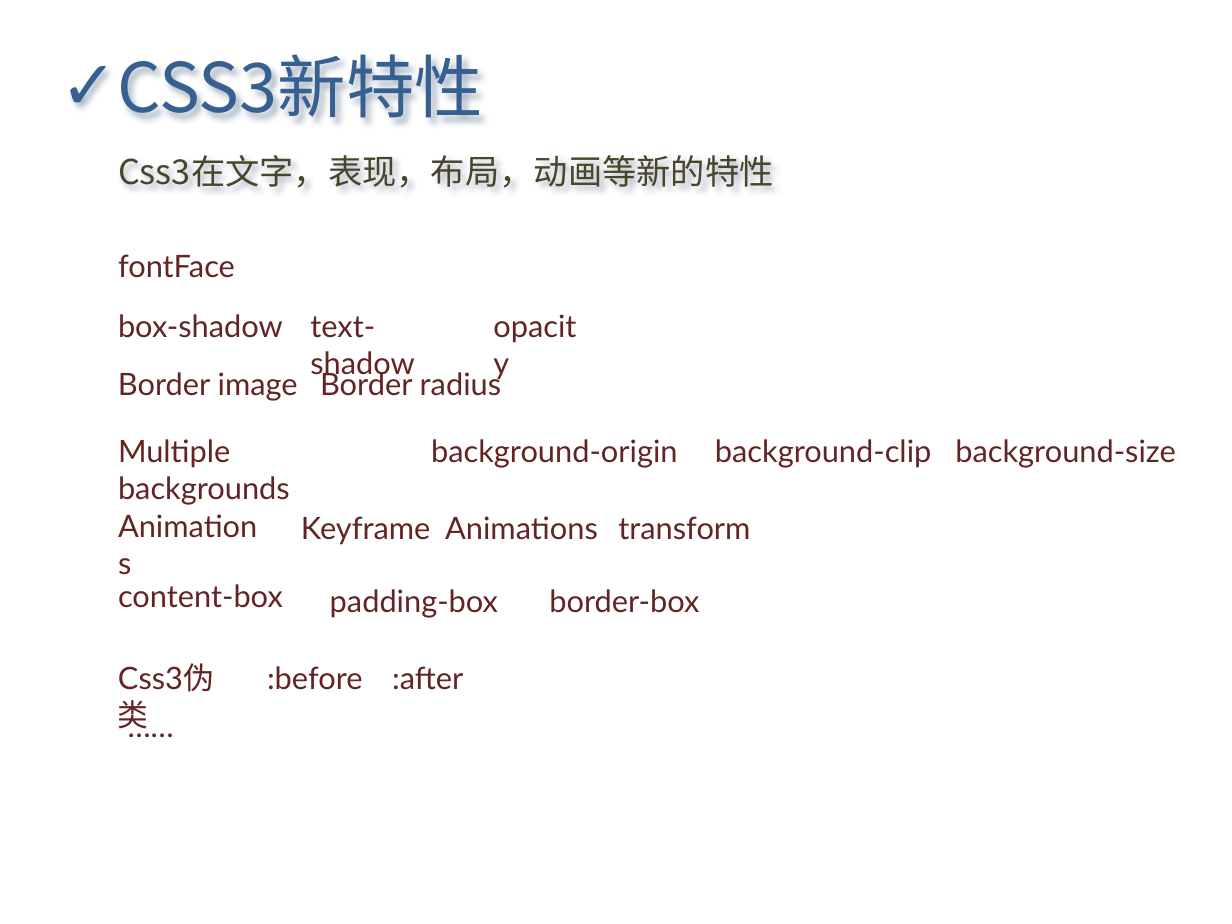
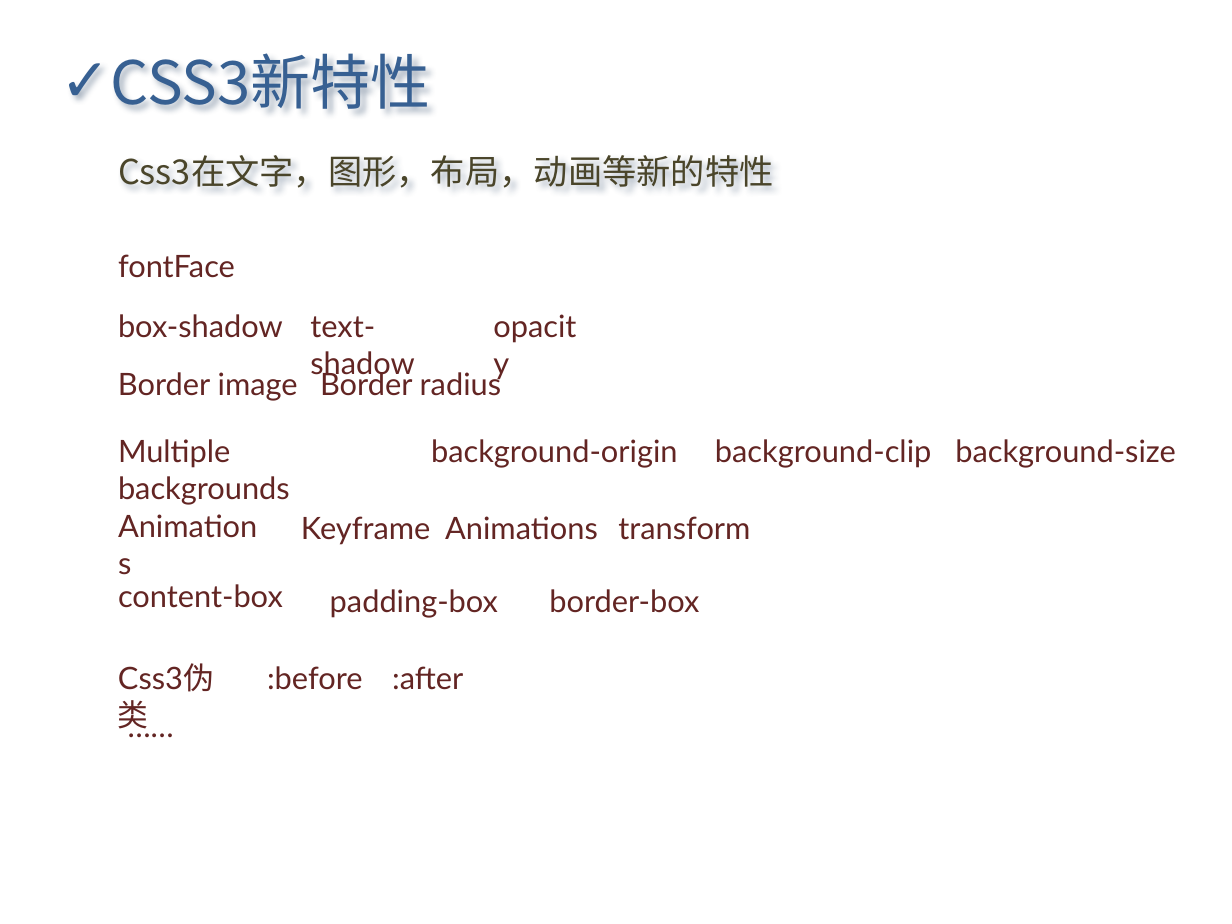
Before and after one commit to Letractively/feng33, a slide deck: slide 6 of ppt/css3知多少2011-06-23.pptx (slide 4 before the commit). Drawn at 1232x924 pixels with LibreOffice and Linux fonts; fonts in the diff are those of the drawing. Boxes give left, top, right and bottom in pixels: in the first picture for what was removed or moved away, otherwise in the second. Text is boxed around its words. In the diff, an @@ line names an element or a change of style, - is before the commit and + after.

```diff
--- a/ppt/css3知多少2011-06-23.pptx
+++ b/ppt/css3知多少2011-06-23.pptx
@@ text "CSS3新特性" at <box>110,53,430,109</box>: size 40 to 35 pt @@
@@ text at <box>118,155,774,188</box>: text changed @@
-Css3在文字，表现，布局，动画等新的特性
+Css3在文字，图形，布局，动画等新的特性
```
Also in this commit, not shown: 11 other slides changed, 6 slides added, 1 slide removed, 37 other files.
